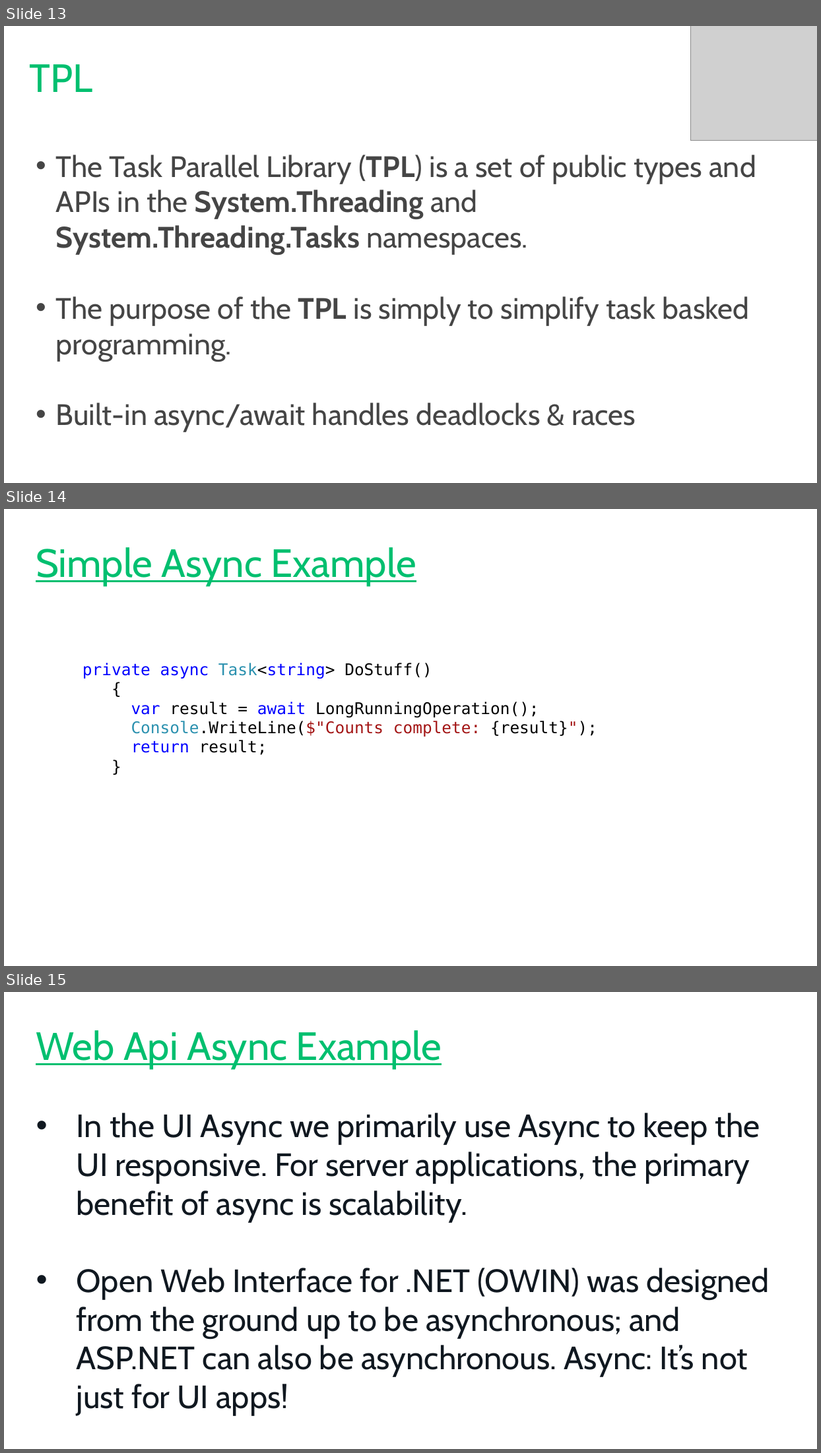
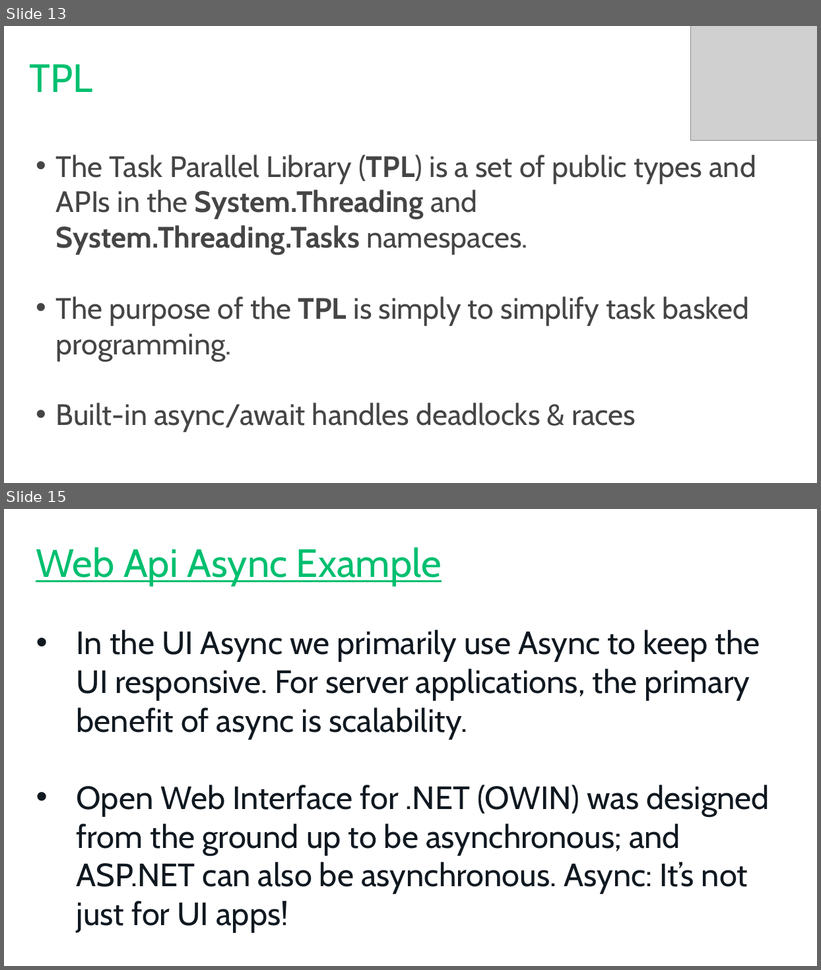
Before and after one commit to AndieCap/SQL-Saturday-Asnyc-Or-Parallel-Session-Abstract, a slide deck: PASS_SQLSaturday_PowerPoint.pptx. Shown one above the other, each under a label of ours: slides 13, 14 and 15 before the commit, slides 13 and 15 after it; the slides between them are not shown. The pictures are 821x1453 and 821x970 pixels, drawn with LibreOffice and Linux fonts; fonts in the diff are those of the drawing; grey boxes stand for pictures; background and template pictures are left out. Boxes give left, top, right and bottom in pixels: in the first picture for what was removed or moved away, otherwise in the second. Text is boxed around its words. In the diff, an @@ line names an element or a change of style, - is before the commit and + after.

```diff
--- a/PASS_SQLSaturday_PowerPoint.pptx
+++ b/PASS_SQLSaturday_PowerPoint.pptx
@@ slide 14 removed at bbox=[4, 509, 817, 966], background #FFFFFF @@
@@ text removed at bbox=[36, 547, 416, 586] @@
-Simple Async Example
@@ text removed at bbox=[83, 663, 597, 755] @@
-private async Task<string> DoStuff()
-{
-var result = await LongRunningOperation();
-Console.WriteLine($"Counts complete: {result}");
-return result;
-}
```
Also in this commit, not shown: 5 slides changed, 2 slides added, 13 other files.
